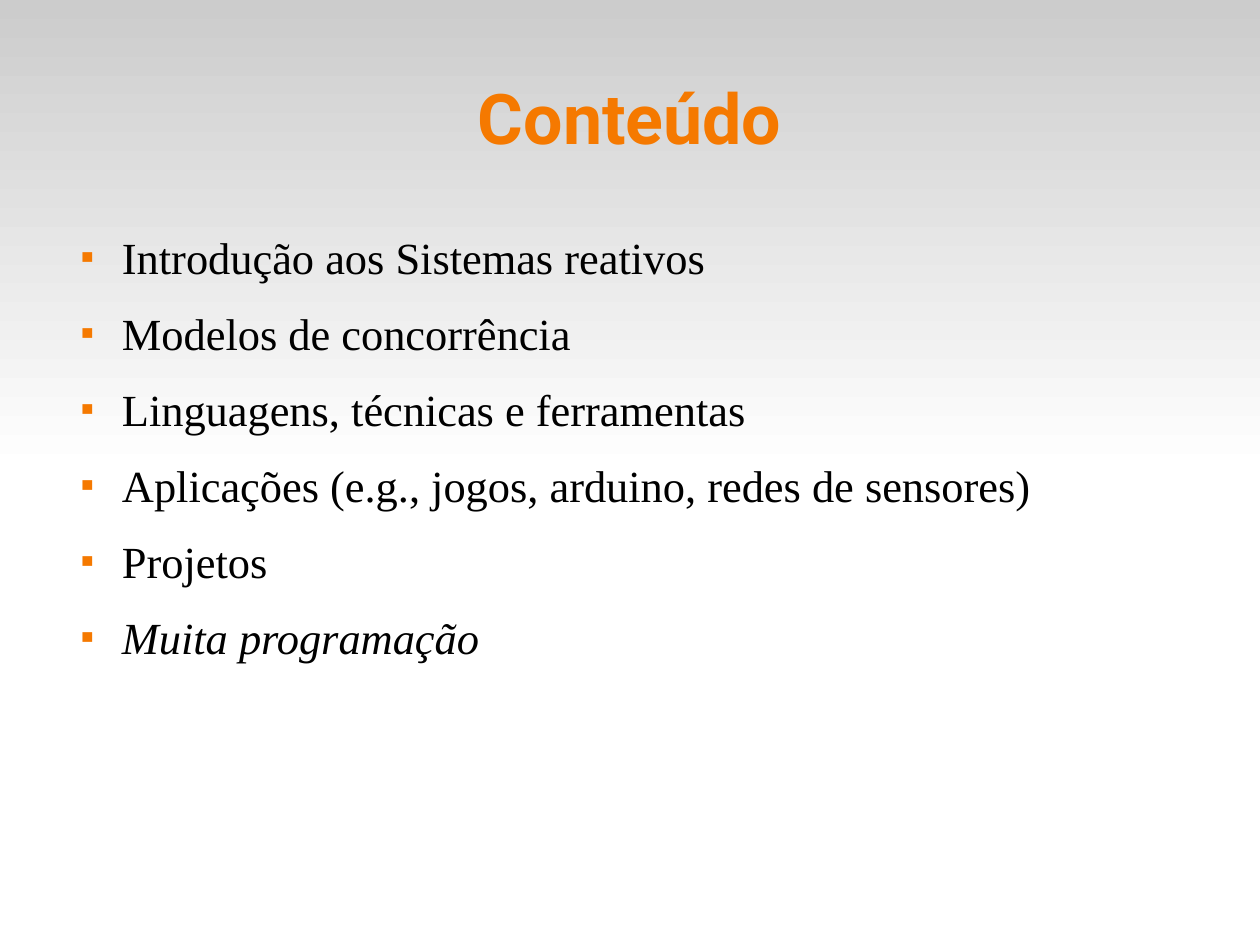
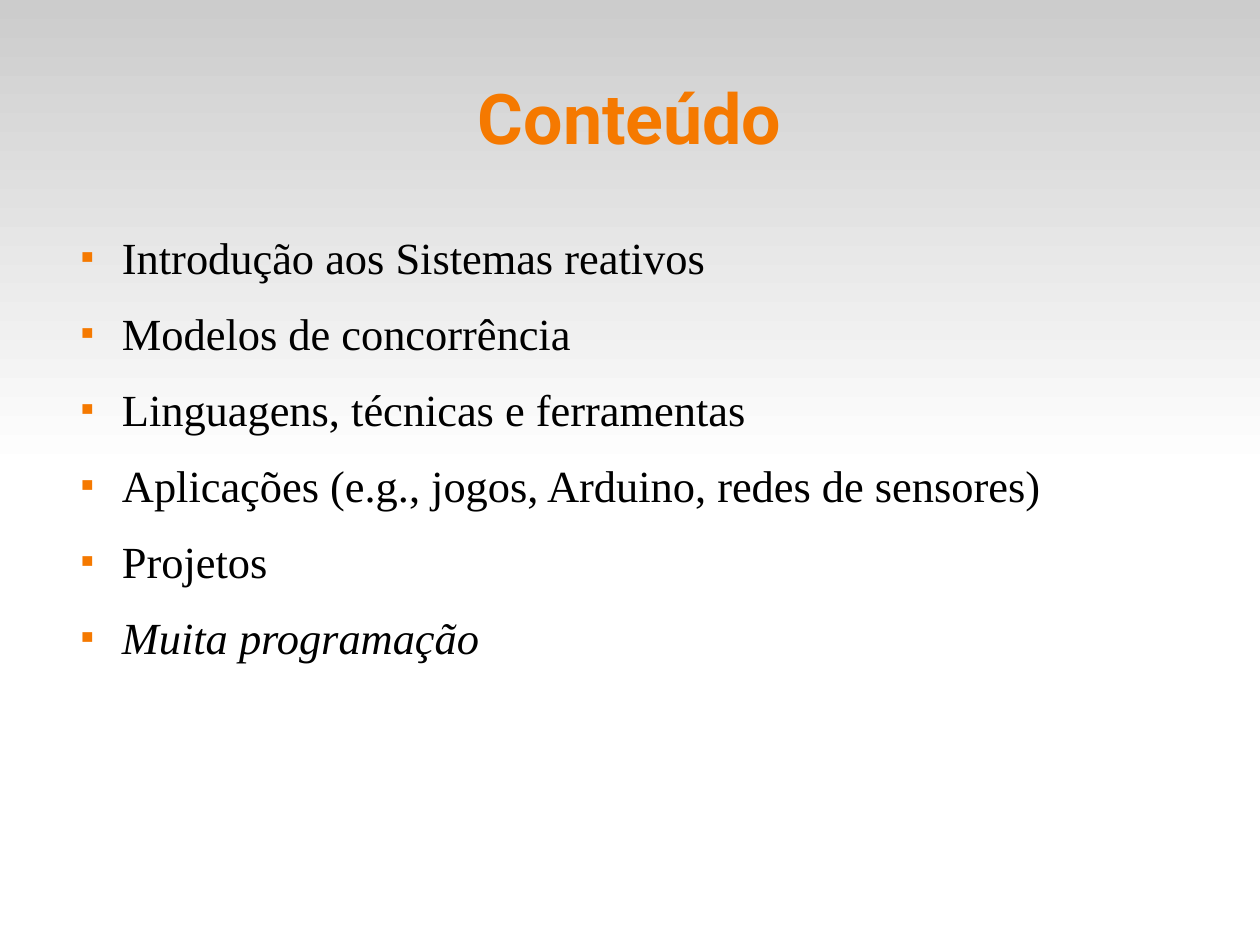
Before and after one commit to fsantanna-uerj/reativos, a slide deck: slide 2 of slides/00_intro.odp. Drawn at 1260x945 pixels with LibreOffice and Linux fonts; fonts in the diff are those of the drawing. Boxes give left, top, right and bottom in pixels: in the first picture for what was removed or moved away, otherwise in the second. Text is boxed around its words. In the diff, an @@ line names an element or a change of style, - is before the commit and + after.

Commit message:
(>) slides

```diff
--- a/slides/00_intro.odp
+++ b/slides/00_intro.odp
@@ text at box(122, 471, 1040, 511): text changed @@
-■ Aplicações (e.g., jogos, arduino, redes de sensores)
+■ Aplicações (e.g., jogos, Arduino, redes de sensores)
```
Also in this commit, not shown: 3 other slides changed, 4 other files.
